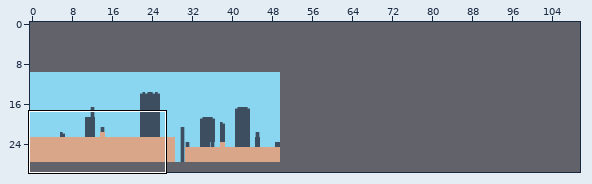
One commit to this Tiled map: core/assets/maps/adventure.tmx. Above: a wide view before the commit, with the close-up outlined.
Close-up. Before:
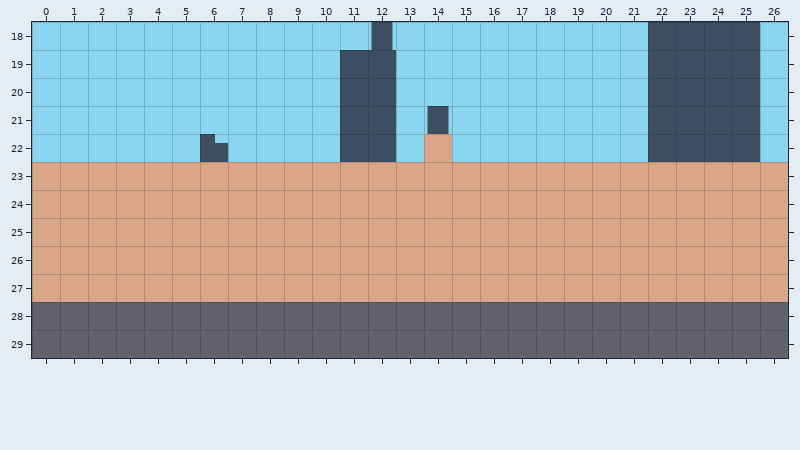
Cells are 32x32 px. Shown: x 0..26, y 18..29. The commit also changed other parts of the map, which this record leaves out. The old version is drawn lined up with the new one.
And afterwards:
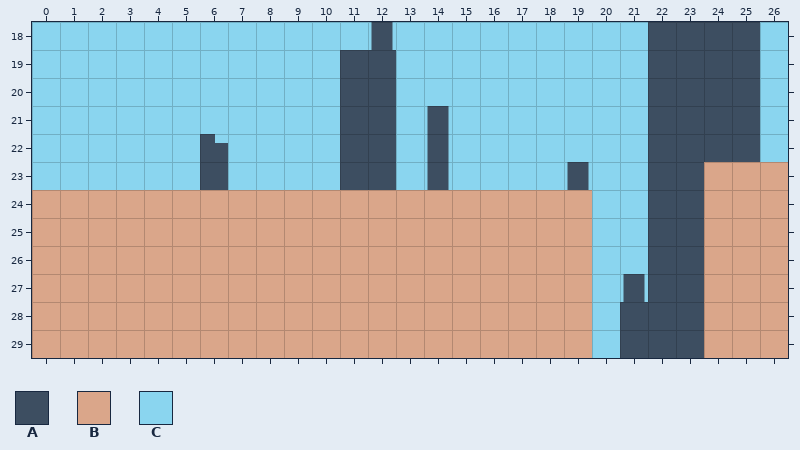
Key: from "background": A 0; from "town": B 9, C 24.
_ is an empty cell.
Objects are placed by their top-left corner, in cells (3,4 is the top-left corner of cell 3,4); size is 1x1 cell unless given.
See-through tiles are keyed as they look on the map.
Commit: all entities have terminal velocity
Diff:
map size 50x18 -> 200x30 cells (old content now starts at 0,10; both pictures use the new coordinates)
Layer "SKY":
The author put tile C in rows 28 to 29 at x 20 to 23.
Layer "BACK":
The author put tile A in rows 24 to 27 at x 22; in rows 28 to 29 at x 21 to 23.
Layer "MIDDLE":
The author put tile B in rows 28 to 29 at x 0 to 19 and 24 to 26.
Tile B is gone in row 23 at x 0 to 23; in rows 24 to 27 at x 20 to 23.
Layer "ENTITIES":
Object B "combatstarter" at 14,22 moves outside this view.
Changed places in both close-ups, as pixel boxes (x1, y1, x2, y2):
changed: (32, 134, 788, 358)
